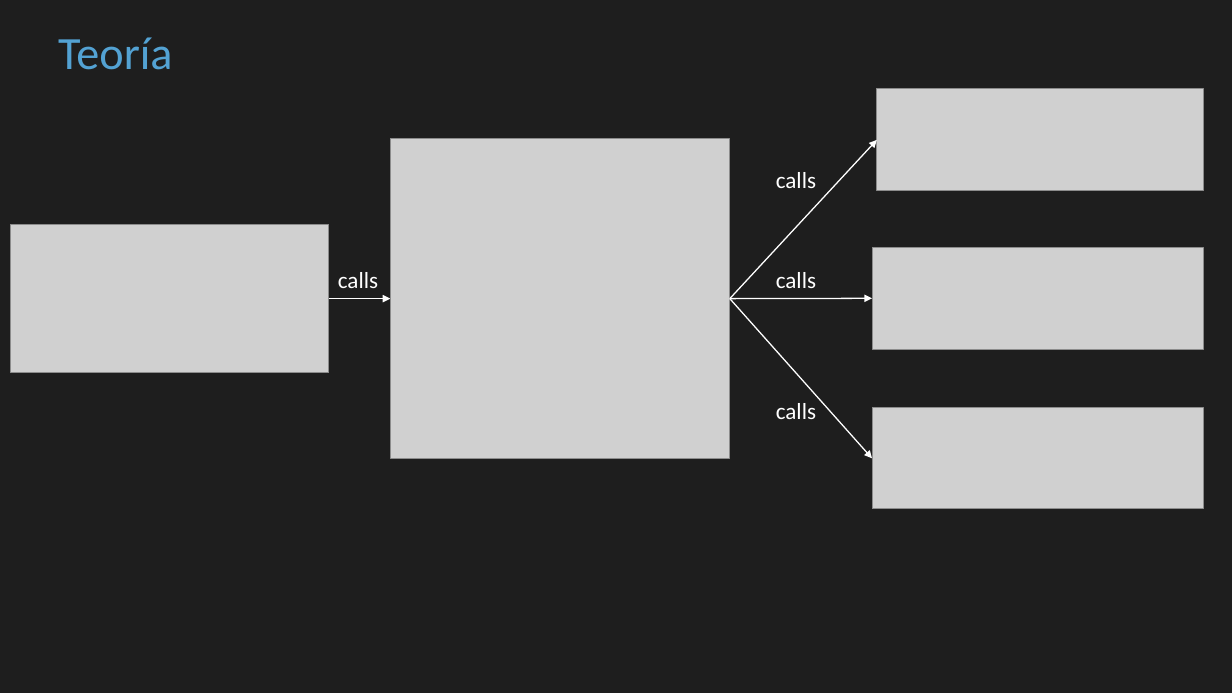
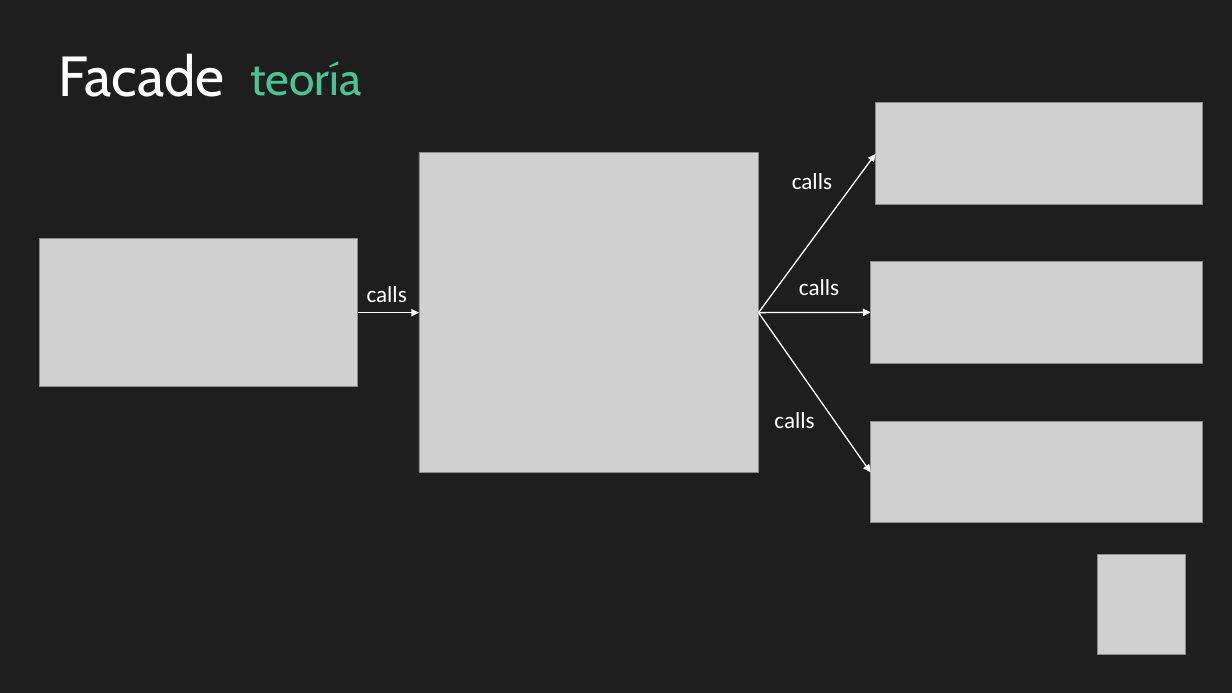
Before and after one commit to cbastos/jsdaycan2019-typescript-patterns, a slide deck: slide 14 of slides/Patrones de diseño con Typescript en el mundo real.pptx (slide 19 before the commit). Drawn at 1232x693 pixels with LibreOffice and Linux fonts; fonts in the diff are those of the drawing; grey boxes stand for pictures. Boxes give left, top, right and bottom in pixels: in the first picture for what was removed or moved away, otherwise in the second. Text is boxed around its words. In the diff, an @@ line names an element or a change of style, - is before the commit and + after.

```diff
--- a/slides/Patrones de diseño con Typescript en el mundo real.pptx
+++ b/slides/Patrones de diseño con Typescript en el mundo real.pptx
@@ text added at [58, 53, 224, 97], 44 pt, text #FFFFFF @@
+Facade
@@ text at [250, 61, 361, 96]: text changed; font Calibri to Cabin; text colour #53A2D3 to #49C593 @@
-Teoría
+teoría
@@ arrow moved from (730, 299) - (877, 140) to (759, 312) - (875, 154) @@
@@ text "calls": place and size @@
-text "calls" at [776, 172, 816, 188]
+text "calls" at [792, 173, 832, 189]
@@ text "calls": place and size @@
-text "calls" at [776, 272, 816, 288]
+text "calls" at [799, 279, 839, 295]
@@ 2 pictures, 1 text, 1 arrow: place and size @@
-2 pictures, 1 text, 1 arrow at [11, 139, 729, 458]
+2 pictures, 1 text, 1 arrow at [40, 153, 758, 473]
@@ arrow moved from (730, 299) - (872, 458) to (759, 312) - (871, 472) @@
@@ arrow moved from (730, 299) - (872, 299) to (759, 312) - (871, 312) @@
@@ text "calls": place and size @@
-text "calls" at [776, 403, 816, 419]
+text "calls" at [774, 412, 814, 428]
@@ 3 pictures: place and size @@
-3 pictures at [872, 89, 1204, 508]
+3 pictures at [871, 103, 1202, 523]
@@ picture added at [1098, 555, 1186, 655] @@
```
Also in this commit, not shown: 27 other slides changed, 5 slides added, 21 slides removed.
